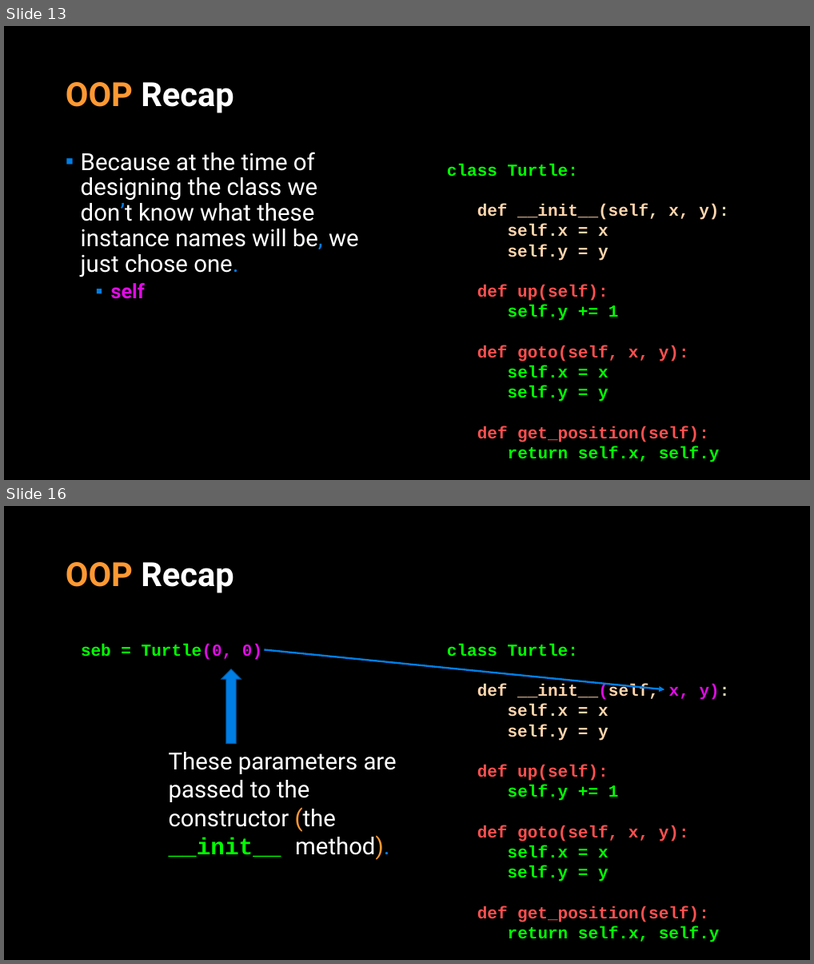
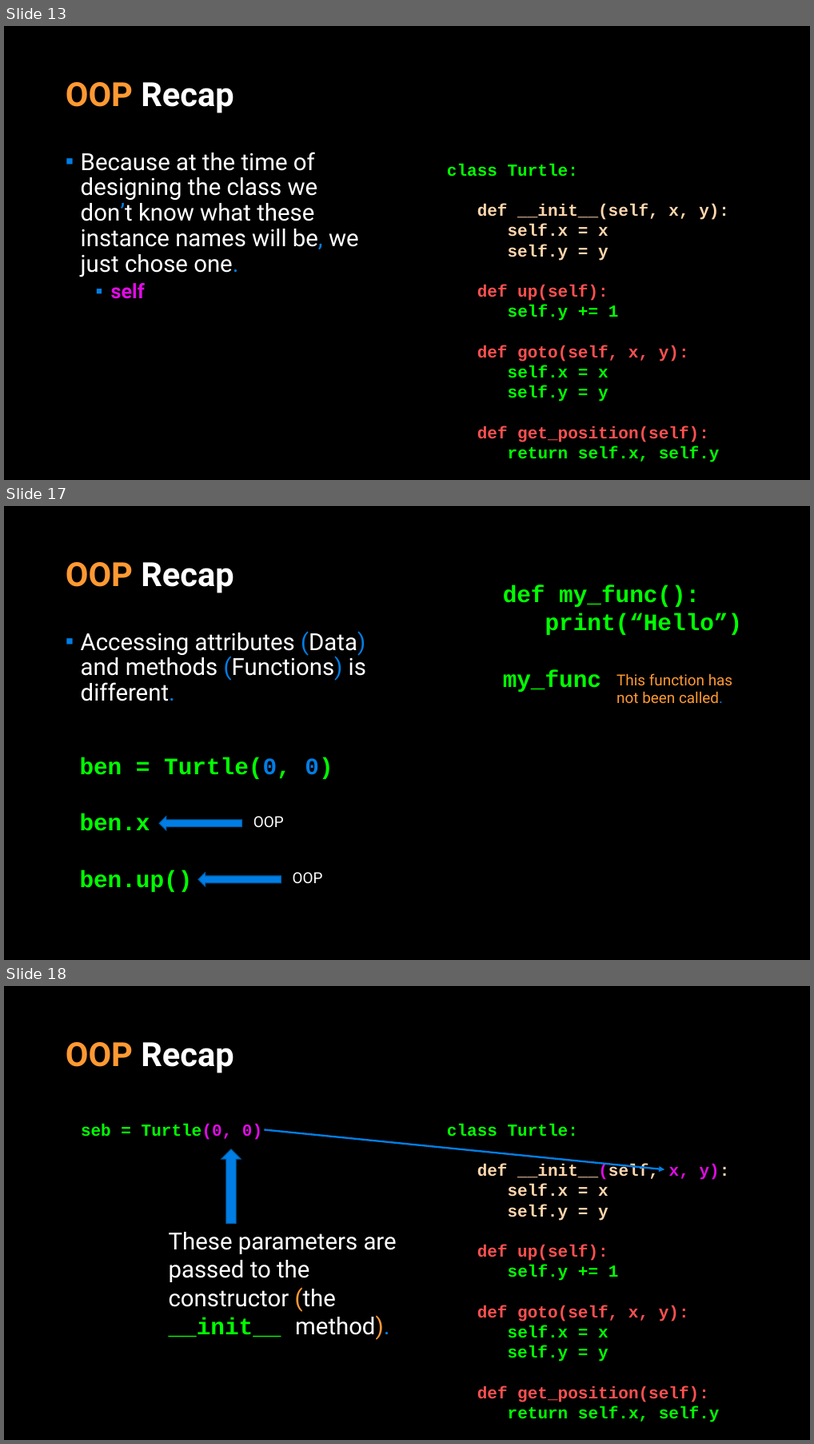
Before and after one commit to APS106/APS106-winter-2023-kinsella-goodfellow, a slide deck: lectures/week10/lecture2/slides/week10_lecture2.pptx. Shown one above the other, each under a label of ours: slides 13 and 16 before the commit, slides 13, 17 and 18 after it; the slides between them are not shown. The pictures are 814x964 and 814x1444 pixels, drawn with LibreOffice and Linux fonts; fonts in the diff are those of the drawing; background and template pictures are left out. Boxes give left, top, right and bottom in pixels: in the first picture for what was removed or moved away, otherwise in the second. Text is boxed around its words. In the diff, an @@ line names an element or a change of style, - is before the commit and + after.

```diff
--- a/lectures/week10/lecture2/slides/week10_lecture2.pptx
+++ b/lectures/week10/lecture2/slides/week10_lecture2.pptx
@@ slide 17 added at bbox=[4, 506, 810, 960], background picture (left out) @@
@@ title added at bbox=[66, 562, 234, 593], 39.6 pt, text #FFFFFF, bold @@
+OOP Recap
@@ text added at bbox=[503, 585, 743, 692], 28 pt, text #00FF00, bold @@
+def my_func():
+print(“Hello”)
+my_func
@@ text added at bbox=[81, 631, 366, 701], 28 pt, text #FFFFFF @@
+▪ Accessing attributes (Data) and methods (Functions) is different.
@@ text added at bbox=[617, 673, 733, 704], 18 pt, text #FF9933 @@
+This function has not been called.
@@ text added at bbox=[80, 757, 333, 892], 28 pt, text #00FF00, bold @@
+ben = Turtle(0, 0)
+ben.x
+ben.up()
@@ right arrow added at bbox=[159, 816, 242, 830], fill #017EE5, outline #015DA9 1 pt @@
@@ text added at bbox=[254, 816, 284, 827], 18 pt, text #FFFFFF @@
+OOP
@@ right arrow added at bbox=[198, 872, 281, 886], fill #017EE5, outline #015DA9 1 pt @@
@@ text added at bbox=[293, 872, 323, 883], 18 pt, text #FFFFFF @@
+OOP
@@ what was slide 16 is now slide 18 @@
```
Also in this commit, not shown: 8 slides changed, 3 other slides added, 6 other files.
